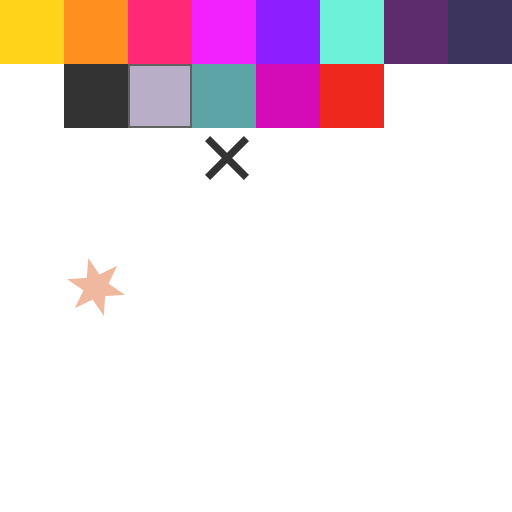
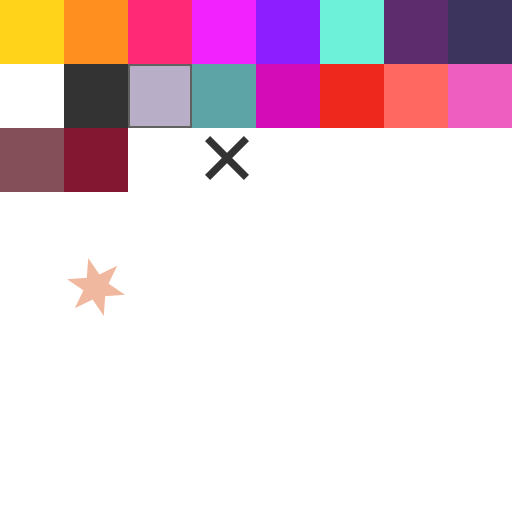
Layered file, before and after one edit (512x512). Changes by layer:
added layer "enemy - Copia copy 18" above "enemy - Copia copy 17" over [64, 128, 128, 192]
added layer "enemy - Copia copy 17" above "enemy - Copia copy 16" over [0, 128, 64, 192]
added layer "enemy - Copia copy 16" above "enemy - Copia copy 14" over [448, 64, 512, 128]
added layer "enemy - Copia copy 14" above "enemy - Copia copy 13" over [384, 64, 448, 128]
